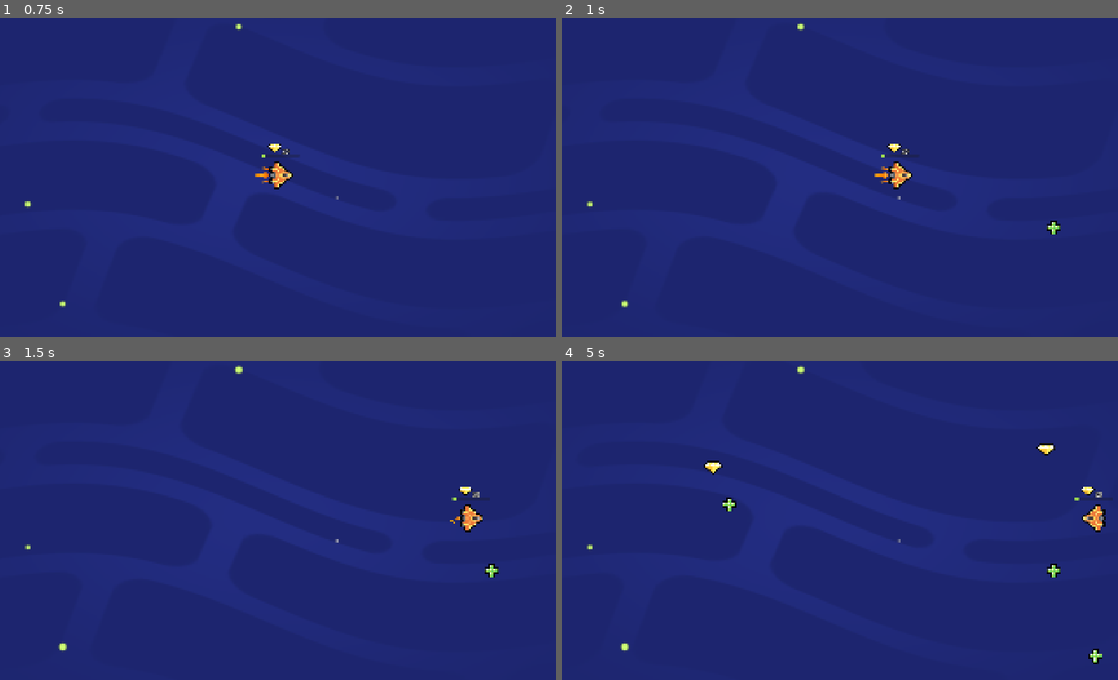
Above: before the commit, frames 1-4 (two rows, left to right).
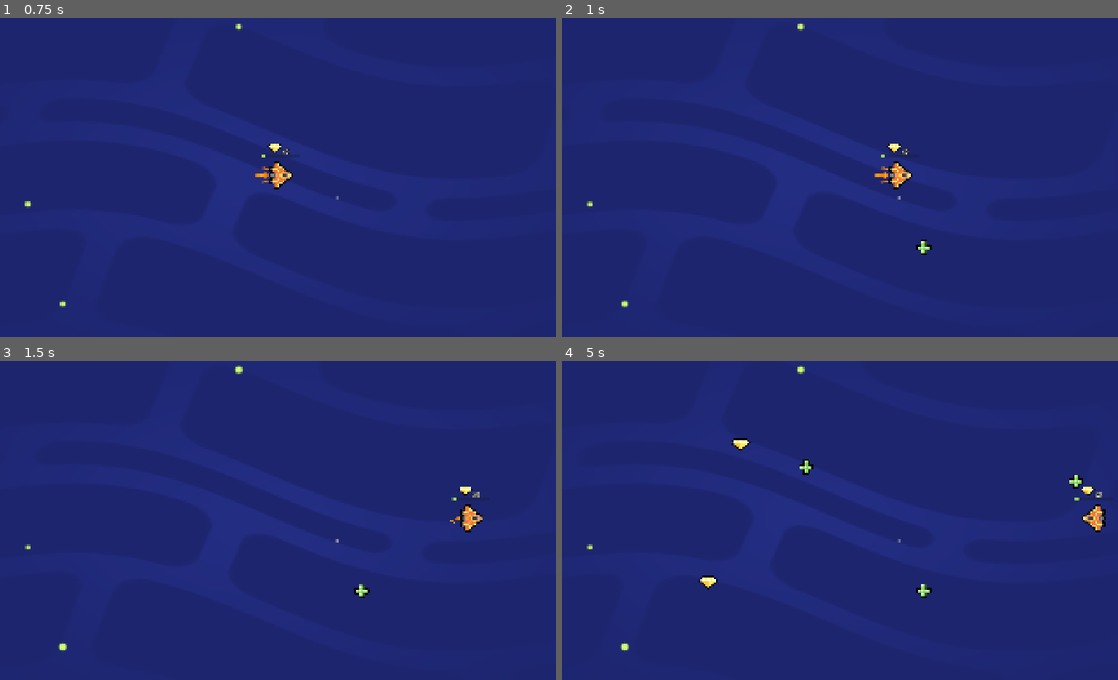
Above: after the commit, the same moments.

Repository: eliasc415/Mo5-loot-it-All
Game: Godot game, scene res://lessons/space_level.tscn
Two runs of this game, one before a commit and one after it. Both use one fixed random seed, a clock stepped at 60 frames per second and the inputs below.
Inputs (mouse positions are in pixels of both pictures, inside the frame that each line leads up to):
- Up to frame 1 (0.75 s): tap Enter at 0.5 s; move the mouse to (394, 158) at 0.52 s; hold D (move_right) from 0.53 s (still down); tap Z at 0.6 s; click (394, 158) at 0.67 s
- Up to frame 2 (1 s): keep holding D (move_right); tap Space at 0.77 s
- Up to frame 3 (1.5 s): release D (move_right) at 1.25 s; drag from (150, 533) to (411, 517) at 1.27 s
- Up to frame 4 (5 s): move the mouse to (884, 443) at 2.02 s; hold D (move_right) 2.03-2.75 s; tap Z at 2.1, 3.6 s; drag from (795, 581) to (1045, 450) at 2.77 s; move the mouse to (1001, 565) at 3.52 s; hold A (move_left) 3.53-4.25 s; tap Space at 3.77 s; drag from (650, 466) to (739, 434) at 4.27 s

Frame 1 is identical in both runs. In frame 2, 0.2% of the frame differs, in the area x 63-90%, y 63-75%; in frame 3, 0.2%; in frame 4, 0.9%, in the area x 24-98%, y 24-95%.

Commit message:
audio in files

Diff:
--- a/lessons/healthpack.tscn
+++ b/lessons/healthpack.tscn
@@ -7,7 +7,6 @@
 radius = 26.019224
 
 [node name="Healthpack" type="Area2D" groups=["healing_item"]]
-position = Vector2(1019, 486)
 script = ExtResource("1_tr1cd")
 
 [node name="Sprite2D" type="Sprite2D" parent="."]
--- a/lessons/item.gd
+++ b/lessons/item.gd
@@ -3,6 +3,20 @@
 
 func _ready() -> void:
 	area_entered.connect(_on_area_entered)
+	play_floating_animation()
+
+
+func play_floating_animation() -> void:
+	var tween := create_tween()
+	tween.set_trans(Tween.TRANS_SINE)
+
+	var sprite_2d := get_node("Sprite2D")
+	var position_offset := Vector2(0.0, 4.0)
+	var duration = randf_range(0.8, 1.2)
+	tween.tween_property(sprite_2d, "position", position_offset, duration)
+	tween.tween_property(sprite_2d, "position",  -1.0 * position_offset, duration)
+	tween.set_loops()
+
 
 func _on_area_entered(area_that_entered: Area2D) -> void:
 	queue_free()
Not shown, changed: assets/Audio/BG_music.ogg.import
Not shown, changed: assets/Audio/Gem.ogg.import
Not shown, changed: assets/Audio/Health.ogg.import
Not shown, changed: assets/Audio/Health_level_up.ogg.import
Not shown, changed: assets/Audio/Thruster.ogg.import
Not shown, changed: .DS_Store
Not shown, added: assets/Audio/BG_music.ogg
Not shown, added: assets/Audio/Gem.ogg
Not shown, added: assets/Audio/Health.ogg
Not shown, added: assets/Audio/Health_level_up.ogg
Not shown, added: assets/Audio/Thruster.ogg
